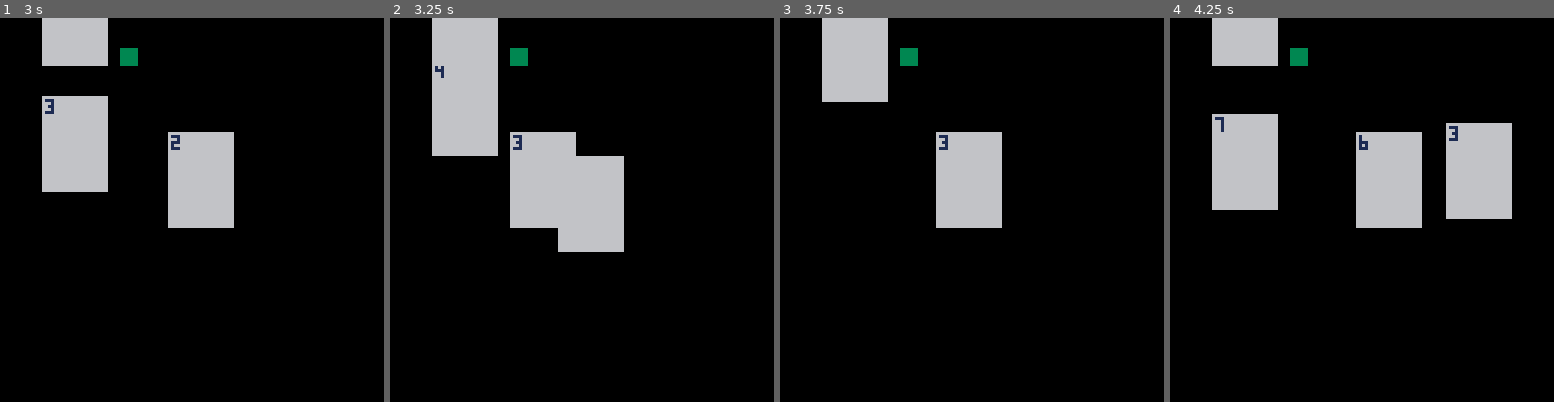
Above: before the commit, frames 1-4 (left to right).
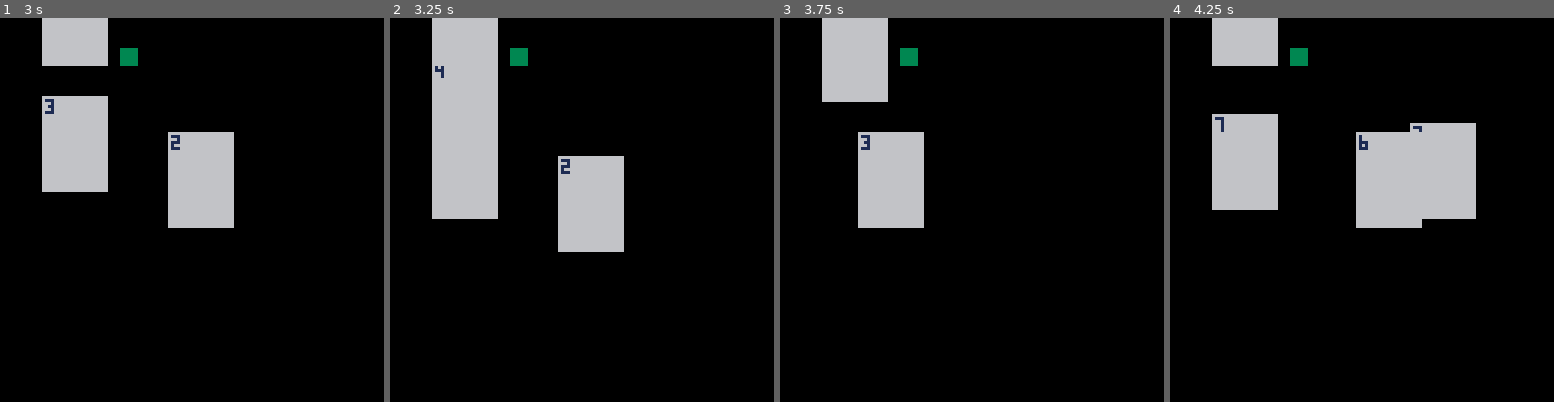
Above: after the commit, the same moments.

Repository: shen-sat/scoundrel-2026
Game: PICO-8 cartridge game.p8
The game is run twice, just before and just after one commit, with the same random seed, the same clock (stepped at 60 frames per second) and the same inputs.
Inputs:
- Up to frame 1 (3 s): hold Right 1.6-2.1 s; hold Up 2.15-2.42 s; hold Right from 2.47 s (still down)
- Up to frame 2 (3.25 s): release Right at 3.03 s; hold Left from 3.08 s (still down)
- Up to frame 3 (3.75 s): release Left at 3.58 s; hold Down from 3.63 s (still down)
- Up to frame 4 (4.25 s): release Down at 3.97 s; hold Right from 4.02 s (still down)

Frame 1 is identical in both runs. In frame 2, 6.3% of the frame differs, in the area x 10-49%, y 29-55%; in frame 3, 8.6%, in the area x 20-58%, y 29-55%; in frame 4, 4.0%.

Commit message:
Add attack and die move states

Diff:
--- a/game.p8
+++ b/game.p8
@@ -25,6 +25,14 @@
 end
 
 function _update()
+  -- if left button pressed, set first card in row to 'attack' movement state
+  if btnp(0) then
+    local row_cards = row:cards()
+    if #row_cards > 0 then
+      local first_card = row_cards[1]
+      first_card:set_move_state('attack')
+    end
+  end
   for card in all(all_cards) do
     card:update()
   end
--- a/init_card_move_states.lua
+++ b/init_card_move_states.lua
@@ -73,12 +73,85 @@
     function(target)
       local slot = row:card_slot(target)
       target.y = slot.y + 128
-      slot.card = nil
-      del(all_cards, target)
+      remove_card(slot, target)
       -- TODO: change the state of the health/weapon
     end,
   }
   card_move_states['consume'] = create_state(card_consume_frames, 2, false, 'idle')
 
+  local card_attack_frames = {
+    function(target)
+      local slot = row:card_slot(target)
+      target.y = slot.y - 2
+    end,
+    function(target)
+      local slot = row:card_slot(target)
+      target.y = slot.y - 4
+    end,
+    function(target)
+      local slot = row:card_slot(target)
+      target.y = slot.y - 3
+    end,
+    function(target)
+      local slot = row:card_slot(target)
+      target.y = slot.y + 14
+    end,
+    function(target)
+      local slot = row:card_slot(target)
+      target.y = slot.y + 16
+    end,
+    function(target)
+      local slot = row:card_slot(target)
+      target.y = slot.y + 3
+    end,
+    function(target)
+      local slot = row:card_slot(target)
+      target.y = slot.y
+      -- TODO: change state of player (health and or weapon)
+    end,
+  }
+
+  card_move_states['attack'] = create_state(
+    card_attack_frames,
+    2,
+    false,
+    'die'
+  )
+
+  local card_die_frames = {
+    function(target)
+      target.y = -1000
+    end,
+    function(target)
+      local slot = row:card_slot(target)
+      target.y = slot.y
+    end,
+    function(target)
+      target.y = -1000
+    end,
+    function(target)
+      local slot = row:card_slot(target)
+      target.y = slot.y
+    end,
+    function(target)
+      target.y = -1000
+    end,
+    function(target)
+      local slot = row:card_slot(target)
+      target.y = slot.y
+    end,
+    function(target)
+      local slot = row:card_slot(target)
+      remove_card(slot, target)
+    end,
+  }
+
+  card_move_states['die'] = create_state(
+    card_die_frames,
+    3,
+    false,
+    'idle'
+  )
+
   return card_move_states
 end
--- a/shared.lua
+++ b/shared.lua
@@ -87,3 +87,8 @@
 function y2(y1, height)
   return y1 + height - 1
 end
+
+function remove_card(slot, card)
+  slot.card = nil
+  del(all_cards, card)
+end
